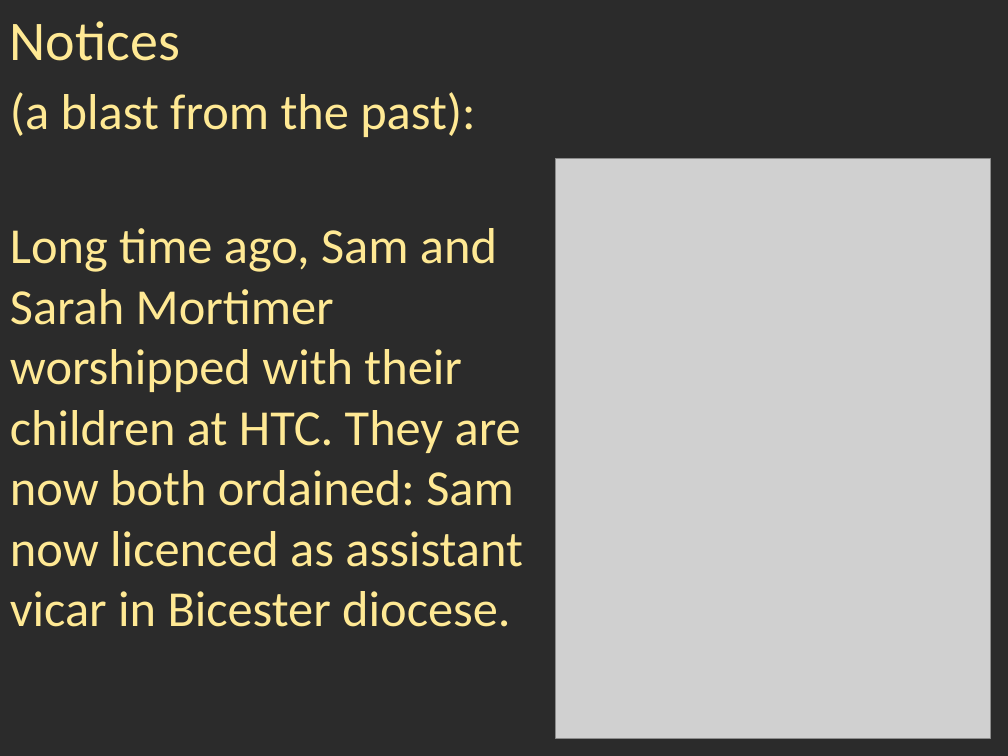
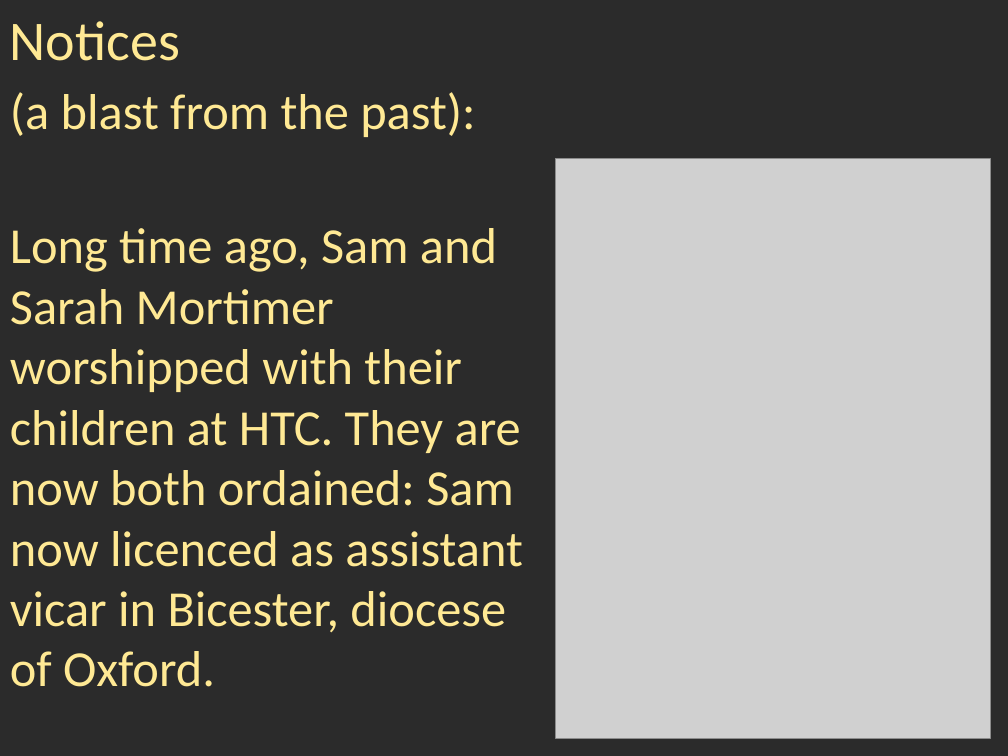
Before and after one commit to WilfridSKendall/WilfridSKendall.github.io, a slide deck: slide 9 of talks/2025-01-26-0930-notices.pptx. Drawn at 1008x756 pixels with LibreOffice and Linux fonts; fonts in the diff are those of the drawing; grey boxes stand for pictures; background and template pictures are left out; a plain dark background stands for a picture behind light text. Boxes give left, top, right and bottom in pixels: in the first picture for what was removed or moved away, otherwise in the second. Text is boxed around its words. In the diff, an @@ line names an element or a change of style, - is before the commit and + after.

```diff
--- a/talks/2025-01-26-0930-notices.pptx
+++ b/talks/2025-01-26-0930-notices.pptx
@@ text at <box>10,228,523,687</box>: text changed @@
-Long time ago, Sam and Sarah Mortimer worshipped with their children at HTC. They are now both ordained: Sam now licenced as assistant vicar in Bicester diocese.
+Long time ago, Sam and Sarah Mortimer worshipped with their children at HTC. They are now both ordained: Sam now licenced as assistant vicar in Bicester, diocese of Oxford.
```
Also in this commit, not shown: 1 other slide changed.
